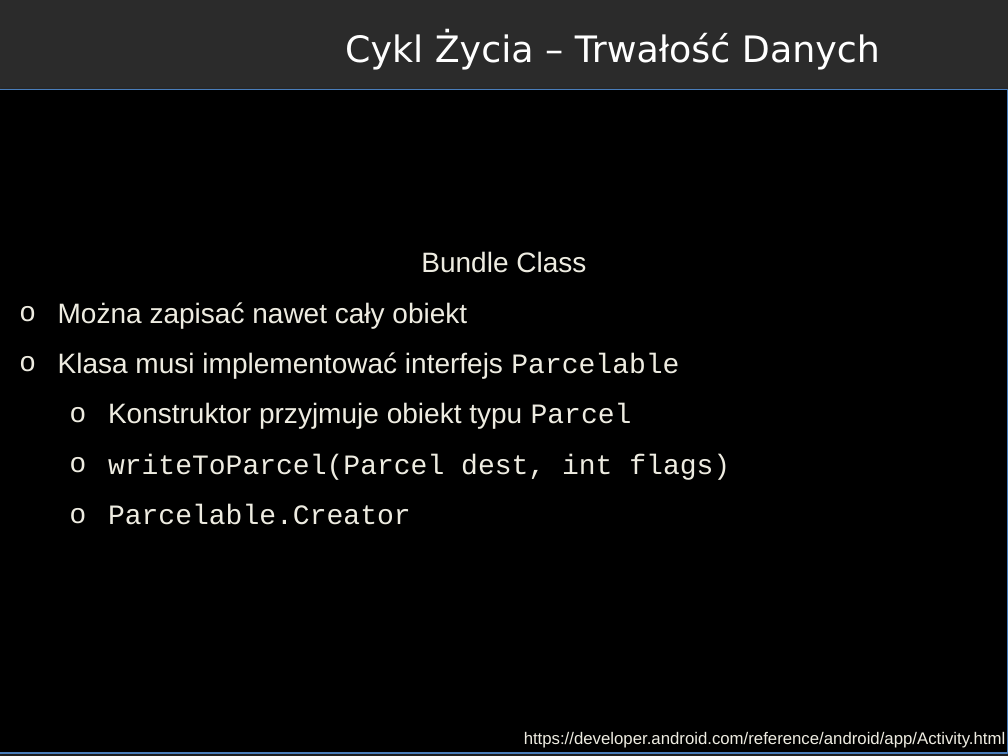
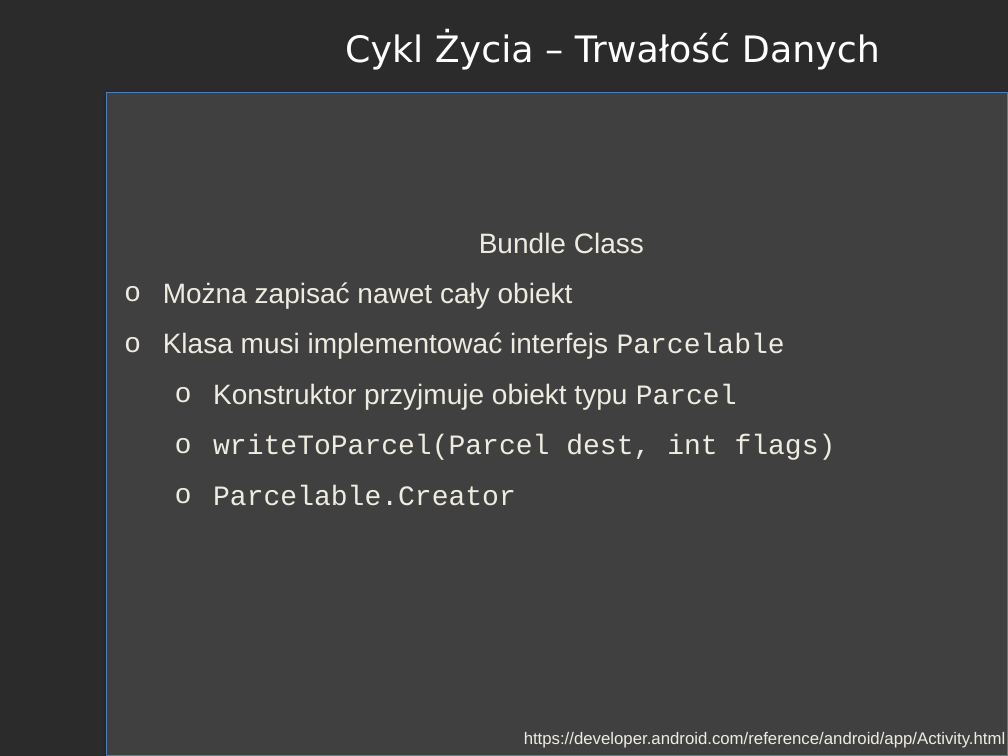
Before and after one commit to RafLew84/PUM, a slide deck: slide 17 of 2023-2024/Wyk/Wyklad1.pptx (slide 12 before the commit). Drawn at 1008x756 pixels with LibreOffice and Linux fonts; fonts in the diff are those of the drawing; background and template pictures are left out; a plain dark background stands for a picture behind light text. Boxes give left, top, right and bottom in pixels: in the first picture for what was removed or moved away, otherwise in the second. Text is boxed around its words. In the diff, an @@ line names an element or a change of style, - is before the commit and + after.

```diff
--- a/2023-2024/Wyk/Wyklad1.pptx
+++ b/2023-2024/Wyk/Wyklad1.pptx
@@ rectangle: place and size @@
-rectangle at (0, 90, 1008, 753)
+rectangle at (107, 93, 1008, 756)
@@ rectangle at (107, 93, 1008, 756): fill #000000 to #404040 @@
@@ text "Bundle Class": place and size @@
-text "Bundle Class" at (58, 251, 730, 525)
+text "Bundle Class" at (163, 232, 836, 506)
```
Also in this commit, not shown: 14 other slides changed, 7 slides added, 6 slides removed.
